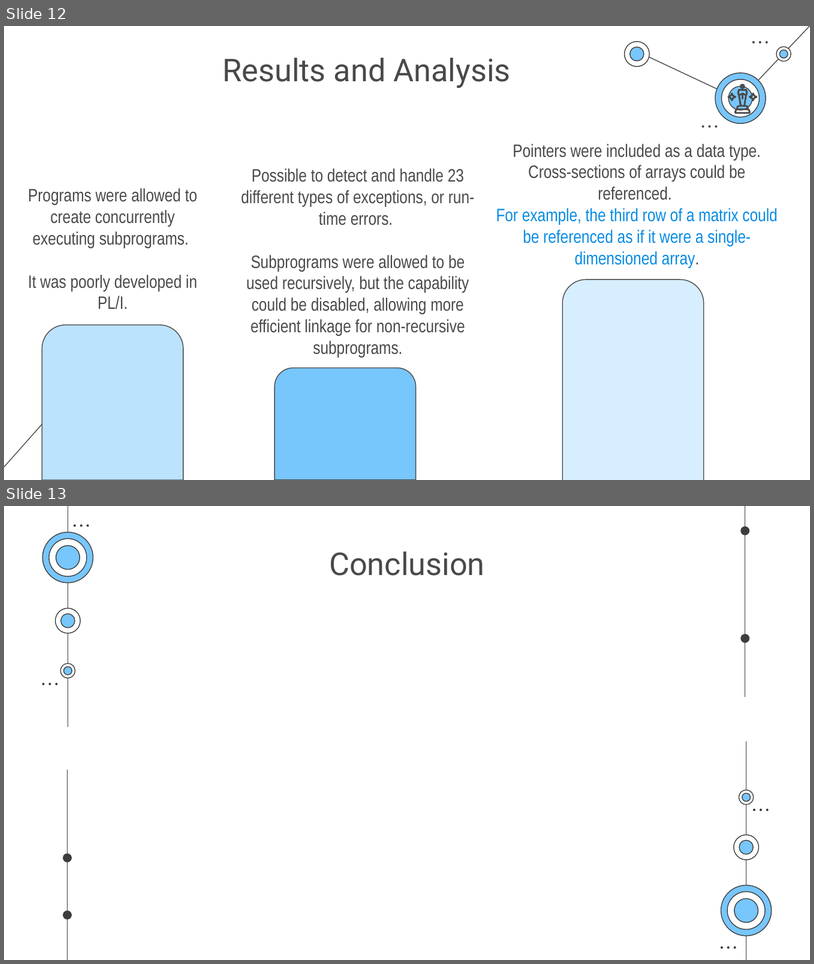
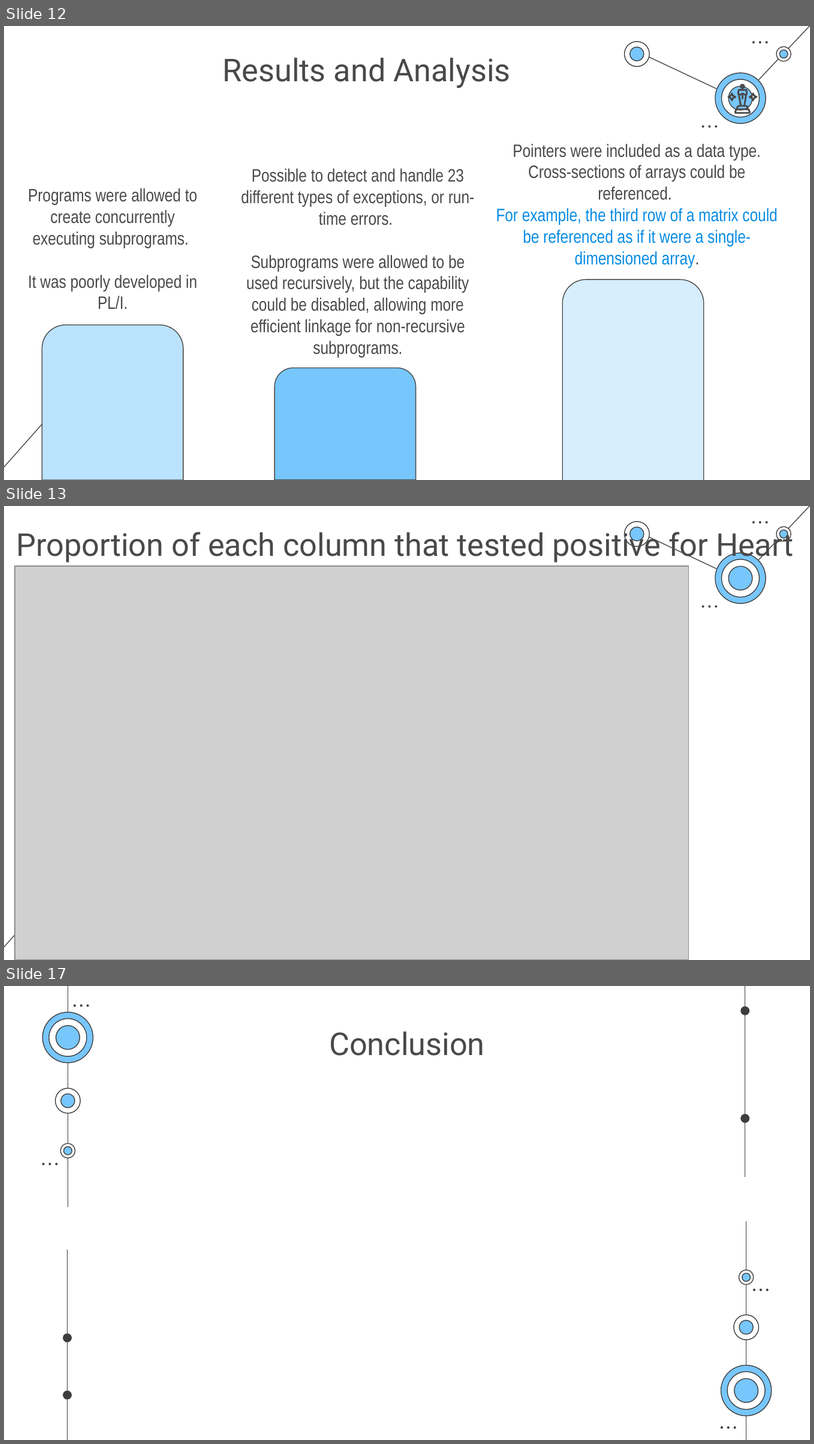
Before and after one commit to NAyeshaKhan/Heart-Disease-Prediction, a slide deck: Heart Disease Prediction System.pptx. Shown one above the other, each under a label of ours: slides 12 and 13 before the commit, slides 12, 13 and 17 after it; the slides between them are not shown. The pictures are 814x964 and 814x1444 pixels, drawn with LibreOffice and Linux fonts; fonts in the diff are those of the drawing; grey boxes stand for pictures. Boxes give left, top, right and bottom in pixels: in the first picture for what was removed or moved away, otherwise in the second. Text is boxed around its words. In the diff, an @@ line names an element or a change of style, - is before the commit and + after.

```diff
--- a/Heart Disease Prediction System.pptx
+++ b/Heart Disease Prediction System.pptx
@@ slide 13 added at (x1=4, y1=506, x2=810, y2=960), background #FFFFFF; not listed: 23 template elements that a slide beside it also shows @@
@@ title added at (x1=16, y1=527, x2=794, y2=567), 28 pt, text #494949 @@
+Proportion of each column that tested positive for Heart disease
@@ picture added at (x1=14, y1=565, x2=689, y2=959) @@
@@ what was slide 13 is now slide 17 @@
```
Also in this commit, not shown: 7 slides changed, 4 other slides added, 2 slides removed.
